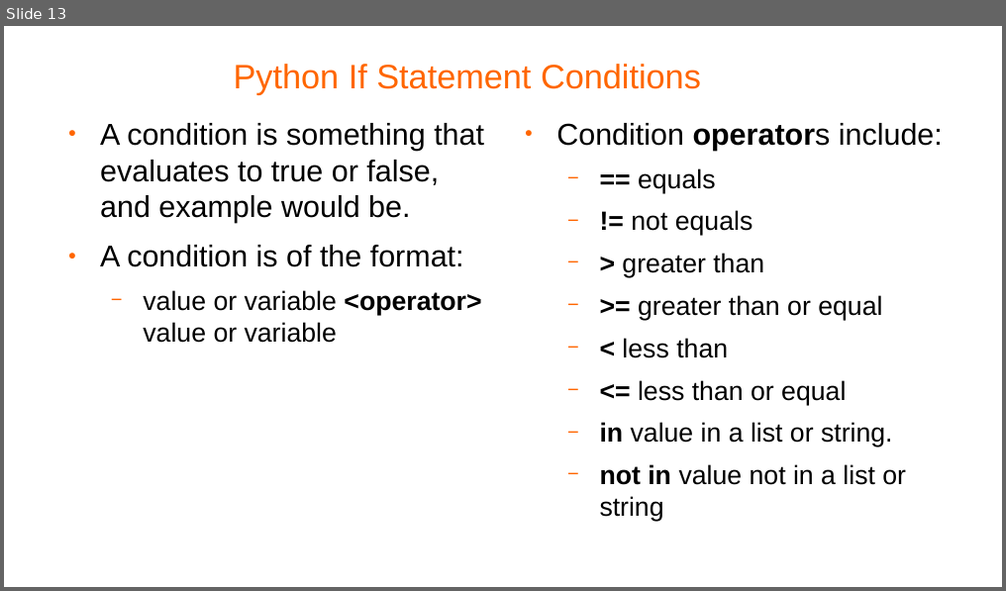
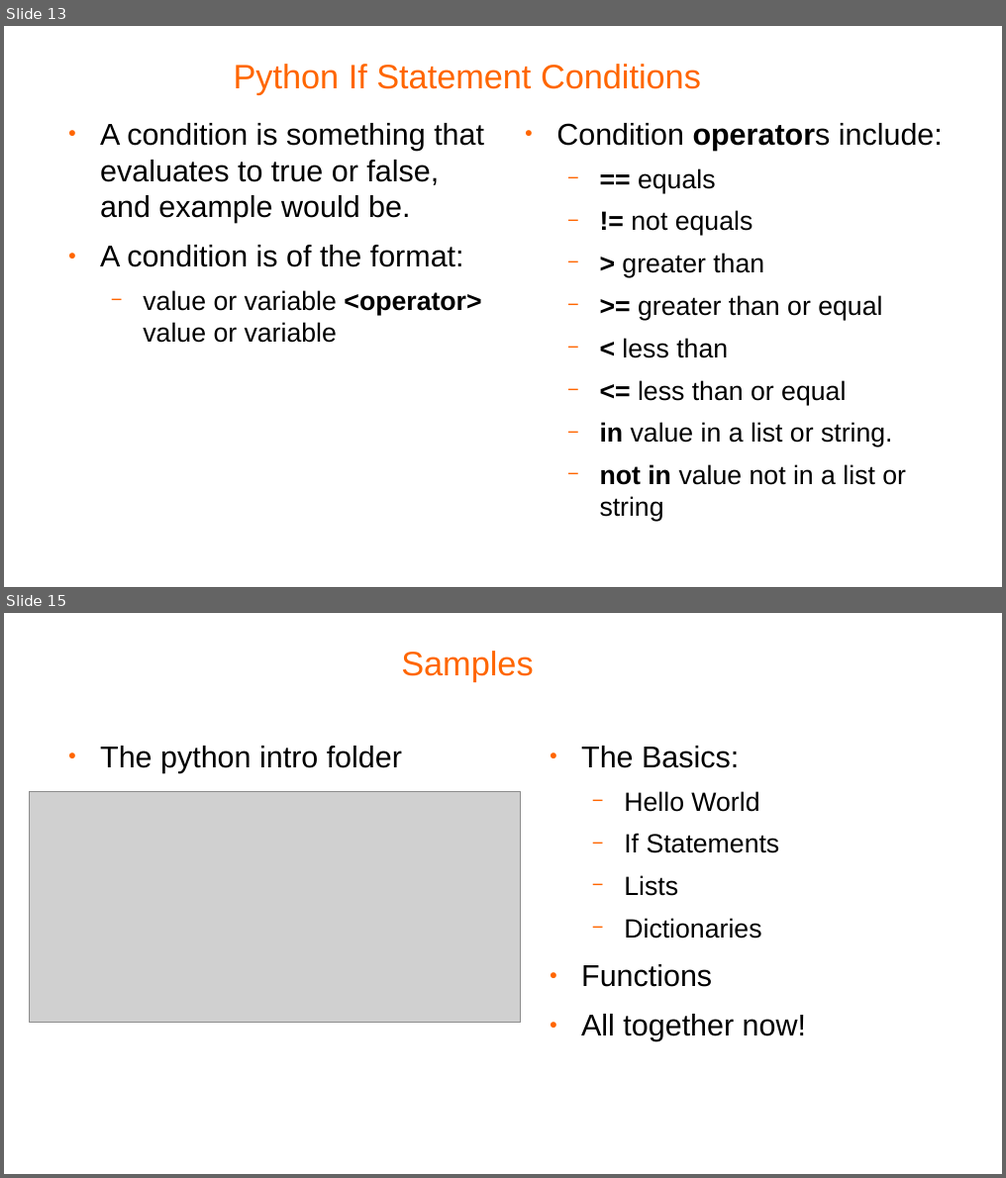
Before and after one commit to pellcorp/coding, a slide deck: docs/python coding.odp. Shown one above the other, each under a label of ours: slide 13 before the commit, slides 13 and 15 after it; the slides between them are not shown. The pictures are 1006x591 and 1006x1178 pixels, drawn with LibreOffice and Linux fonts; fonts in the diff are those of the drawing; grey boxes stand for pictures; background and template pictures are left out. Boxes give left, top, right and bottom in pixels: in the first picture for what was removed or moved away, otherwise in the second. Text is boxed around its words. In the diff, an @@ line names an element or a change of style, - is before the commit and + after.

```diff
--- a/docs/python coding.odp
+++ b/docs/python coding.odp
@@ slide 15 added at (4,613,1002,1174), background #FFFFFF @@
@@ title added at (401,651,533,681), 27 pt, text #FF6600 @@
+Samples
@@ text added at (100,746,402,773), 24 pt, text #000000 @@
+● The python intro folder
@@ text added at (581,746,806,1042), 21 pt, text #000000 @@
+● The Basics:
+  − Hello World
+  − If Statements
+  − Lists
+  − Dictionaries
+● Functions
+● All together now!
@@ picture added at (30,792,521,1023) @@
```
Also in this commit, not shown: 3 slides changed, 1 other slide added, 1 other file.
